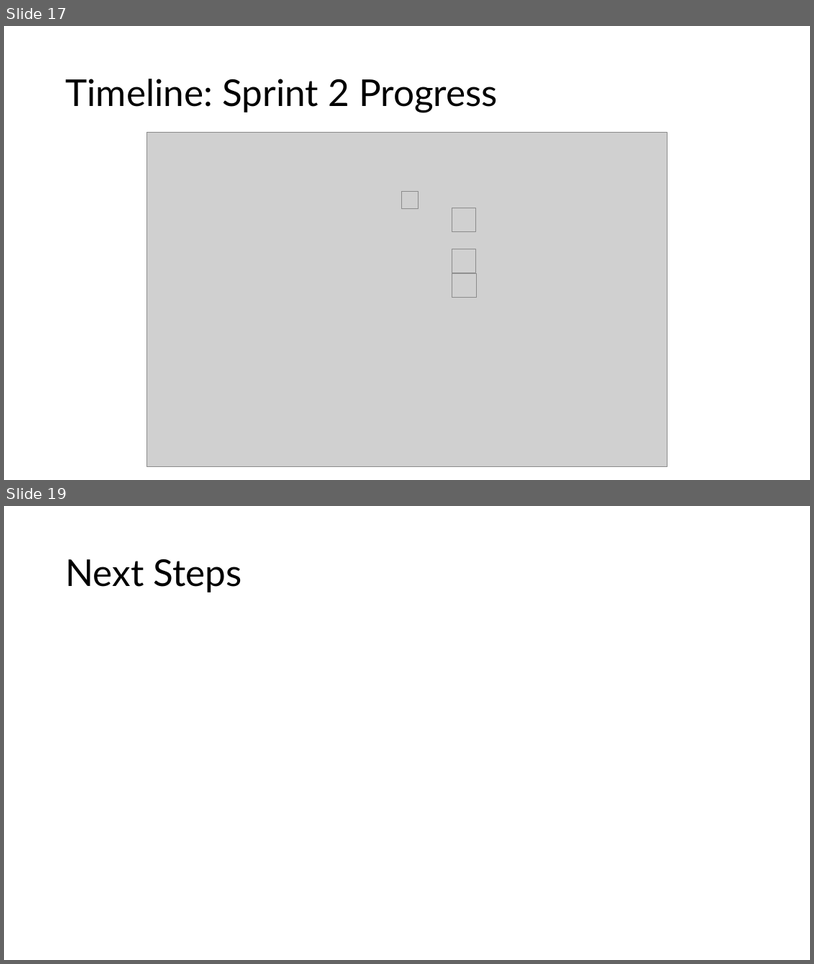
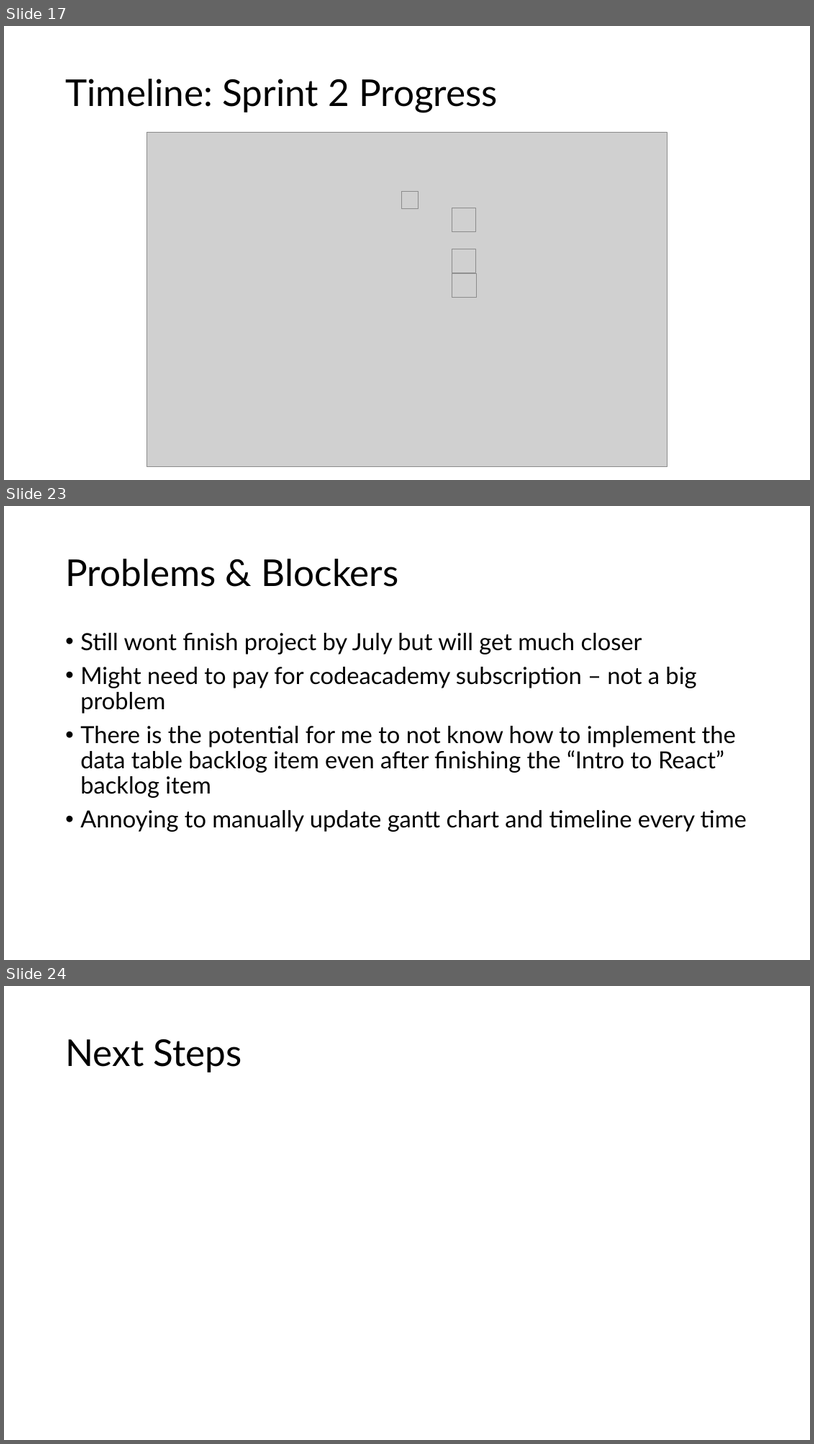
Before and after one commit to GregT7/PlanGauge, a slide deck: project_journal/standup/sprint2_standup.pptx. Shown one above the other, each under a label of ours: slides 17 and 19 before the commit, slides 17, 23 and 24 after it; the slides between them are not shown. The pictures are 814x964 and 814x1444 pixels, drawn with LibreOffice and Linux fonts; fonts in the diff are those of the drawing; grey boxes stand for pictures. Boxes give left, top, right and bottom in pixels: in the first picture for what was removed or moved away, otherwise in the second. Text is boxed around its words. In the diff, an @@ line names an element or a change of style, - is before the commit and + after.

Commit message:
added professional meeting summary to project journal with a .md file and the presentation used to discuss progress

```diff
--- a/project_journal/standup/sprint2_standup.pptx
+++ b/project_journal/standup/sprint2_standup.pptx
@@ slide 23 added at (4, 506, 810, 960), background #FFFFFF @@
@@ title added at (65, 559, 399, 587), 44 pt, text #000000 @@
+Problems & Blockers
@@ text added at (80, 633, 747, 831), 28 pt, text #000000 @@
+• Still wont finish project by July but will get much closer
+• Might need to pay for codeacademy subscription – not a big problem
+• There is the potential for me to not know how to implement the data table backlog item even after finishing the “Intro to React” backlog item
+• Annoying to manually update gantt chart and timeline every time
@@ what was slide 19 is now slide 24 @@
```
Also in this commit, not shown: 3 slides changed, 4 other slides added, 2 other files.
